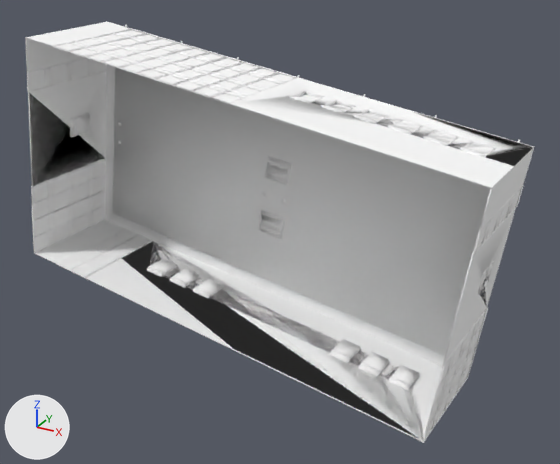
What one commit did to the OBJ model Outliers_Removed/Apartment/D00780.obj.
Camera for both pictures: a 50 mm lens placed at (1.184, -2.184, 0.899), pointed at (0.012, -0.054, -0.166). Every picture has the same lights, and +X, +Y and +Z are marked at lower left. Where no turn or scale is listed for an object, it has been applied to the vertices.

Objects in the first picture: 'D00780'.
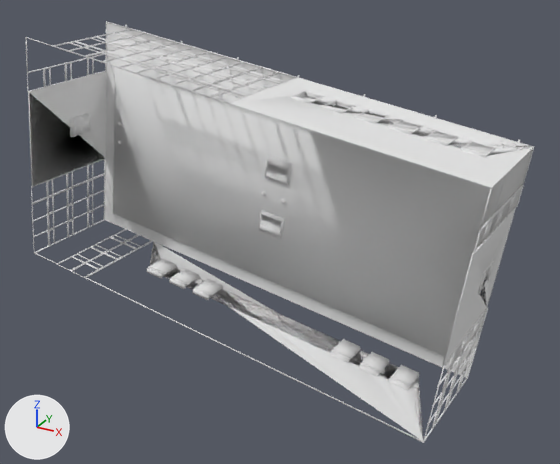
The change in detail:
Material 'material_0' (mat_material_0) changes colour from white #ffffff to white #e7e7e7; in linear values from (1.0, 1.0, 1.0) to (0.8, 0.8, 0.8).
me_d00780 is used by ob_d00780; location (0.0, 0.0, 0.0).
me_d00780 had 8240 vertices, 13324 faces and spanned x -0.98..0.79, y -0.33..0.19, z -0.62..0.45.
me_d00780 now has 7970 vertices, 13073 faces and spans x -0.98..0.79, y -0.33..0.19, z -0.62..0.45.
me_d00780 part 1: 28 loose pieces with 118 vertices, spanning x -0.96..0.77, y -0.33..0.18, z -0.62..0.43, are deleted.
me_d00780 part 2: 2 vertices moved within x -0.14..-0.05, y 0.1, z -0.11..-0.1; 152 vertices removed from x -0.98..0.79, y -0.33..0.18, z -0.61..0.45.

Pixel boxes (x1, y1, x2, y2) of what changed, in the pictures (560 x 464 px):
'D00780', recoloured, reshaped
    both: (25, 21, 534, 443)
part 1 of me_d00780, deleted
    before: (27, 30, 521, 440)
part 2 of me_d00780, cut back
    before: (27, 22, 533, 425)
